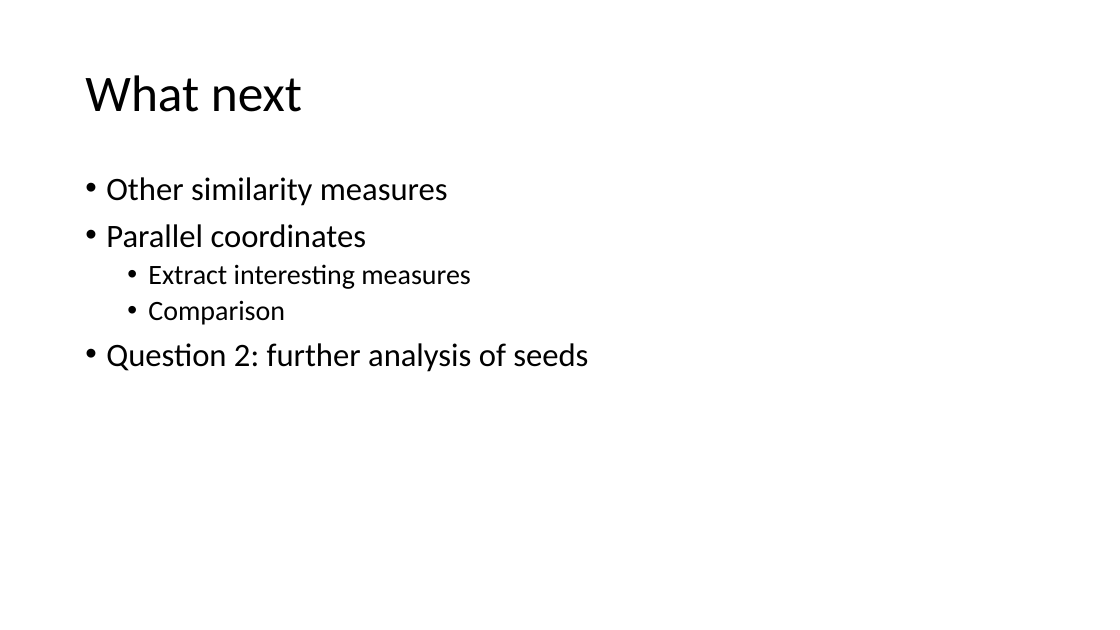
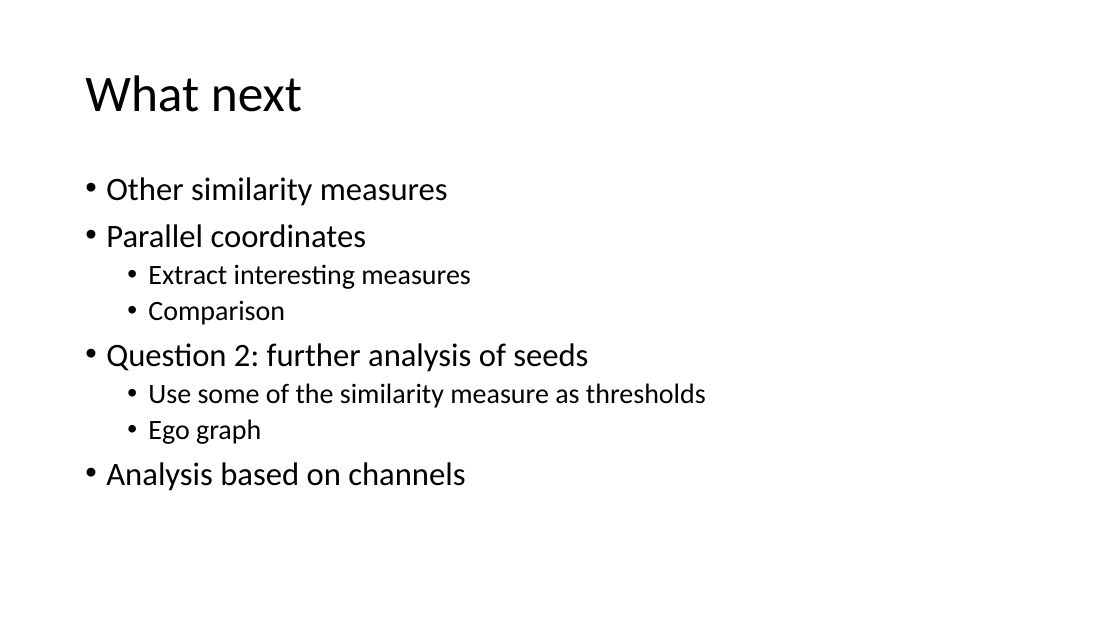
Before and after one commit to AtrayeeNeog/Visualization_2019-20, a slide deck: slide 44 of Documentation/Presentation/Project_Presentation_v2.pptx. Drawn at 1120x630 pixels with LibreOffice and Linux fonts; fonts in the diff are those of the drawing. Boxes give left, top, right and bottom in pixels: in the first picture for what was removed or moved away, otherwise in the second. Text is boxed around its words. In the diff, an @@ line names an element or a change of style, - is before the commit and + after.

```diff
--- a/Documentation/Presentation/Project_Presentation_v2.pptx
+++ b/Documentation/Presentation/Project_Presentation_v2.pptx
@@ text at (106, 383, 706, 491): paragraphs added @@
+  • Use some of the similarity measure as thresholds
+  • Ego graph
+• Analysis based on channels
```
